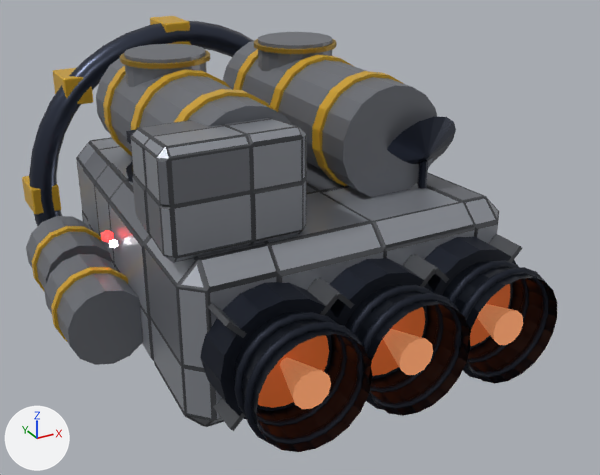
A saved change to the glTF model models/ships/quarry.glb.
Before and after are seen from a camera (50 mm lens) standing at (-5.4, -12.17, 5.37) and looking at (0.52, -1.4, -0.02). The lights are fixed; the arrows at lower left show +X, +Y and +Z. The first picture is the older version. Where no turn or scale is listed for an object, it has been applied to the vertices. Vertices at exactly the same position are counted once.

In view in the first picture: 'quarry_mesh', 'radar_mesh' and 1 more.
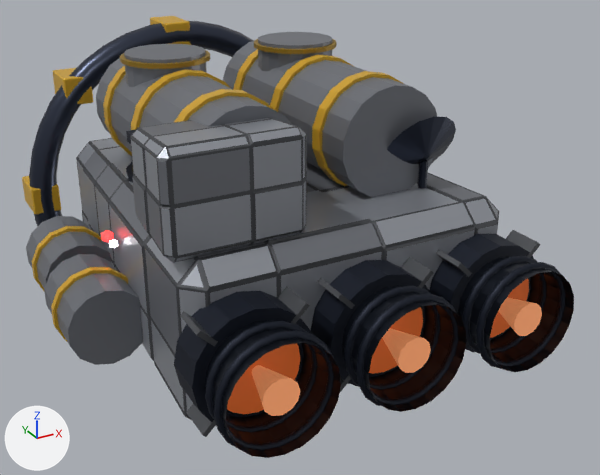
What differs and where, as boxes [x1, y1, x2, y2] in the pictures (600 x 475 px; the box of a moved part takes in the faces that stretch with it):
'quarry_mesh', reshaped: before [22, 16, 557, 452]; after [22, 16, 574, 458]
part 1 of me_quarry_mesh, moved or reshaped: before [200, 282, 341, 419]; after [174, 291, 312, 422]
part 2 of me_quarry_mesh, moved or reshaped: before [234, 312, 347, 426]; after [205, 321, 317, 432]
part 3 of me_quarry_mesh, moved or reshaped: before [244, 322, 364, 445]; after [214, 330, 335, 450]
part 4 of me_quarry_mesh, moved or reshaped: before [329, 258, 434, 379]; after [311, 260, 431, 387]
part 5 of me_quarry_mesh, moved or reshaped: before [350, 285, 443, 392]; after [344, 286, 440, 389]
part 6 of me_quarry_mesh, moved or reshaped: before [356, 293, 462, 410]; after [356, 293, 458, 406]
part 7 of me_quarry_mesh, moved or reshaped: before [424, 236, 516, 349]; after [429, 234, 534, 352]
part 8 of me_quarry_mesh, moved or reshaped: before [448, 260, 529, 362]; after [462, 256, 546, 354]
part 9 of me_quarry_mesh, moved or reshaped: before [453, 267, 548, 379]; after [476, 262, 565, 369]
part 10 of me_quarry_mesh, moved or reshaped: before [234, 312, 372, 452]; after [206, 321, 341, 458]
part 11 of me_quarry_mesh, moved or reshaped: before [346, 285, 470, 416]; after [342, 286, 466, 412]
part 12 of me_quarry_mesh, moved or reshaped: before [442, 261, 557, 384]; after [458, 257, 574, 372]
part 13 of me_quarry_mesh, moved or reshaped: before [307, 279, 339, 315]; after [278, 286, 310, 324]
part 14 of me_quarry_mesh, moved or reshaped: before [208, 303, 247, 338]; after [180, 311, 218, 347]
part 15 of me_quarry_mesh, moved or reshaped: before [213, 398, 245, 431]; after [186, 403, 216, 437]
part 16 of me_quarry_mesh, moved or reshaped: before [403, 255, 435, 287]; after [401, 257, 433, 288]
part 17 of me_quarry_mesh, moved or reshaped: before [207, 191, 523, 427]; after [215, 230, 542, 426]
part 18 of me_quarry_mesh, moved or reshaped (mostly hidden before): before [90, 137, 112, 141]; after [265, 190, 384, 274]

The change, as a list of edits to the scene's bpy script:
```text
Change me_quarry_mesh:
    remove me_quarry_mesh.from_pydata(...)  # 4666 vertices, 8910 faces; spans x -2.35..4.58, y -5.21..3.32, z -5.53..0.29
    add me_quarry_mesh.from_pydata(...)  # 4666 vertices, 8910 faces; spans x -2.35..4.58, y -5.16..3.32, z -5.53..0.29
    me_quarry_mesh part 1: the loose piece of 32 vertices spanning x -1.18..0.5, y -4.45..-3.85, z -3.46..-1.78 is scaled about its middle by 0.964, then moved by (-0.37, 0.01, 0.0)
    me_quarry_mesh part 2: the loose piece of 120 vertices spanning x -1.11..0.43, y -4.73..-4.63, z -3.39..-1.85 is scaled about its middle by (0.965, 0.989, 0.965), then moved by (-0.37, 0.03, 0.0)
    me_quarry_mesh part 3: the loose piece of 120 vertices spanning x -1.15..0.46, y -5.06..-4.96, z -3.42..-1.81 is scaled about its middle by (0.965, 0.989, 0.965), then moved by (-0.37, 0.04, 0.0)
    me_quarry_mesh part 4: the loose piece of 32 vertices spanning x 0.27..1.95, y -4.45..-3.85, z -3.46..-1.78 is scaled about its middle by 0.964, then moved by (0.0, 0.01, 0.0)
    me_quarry_mesh part 5: the loose piece of 120 vertices spanning x 0.34..1.88, y -4.73..-4.63, z -3.39..-1.85 is scaled about its middle by (0.965, 0.989, 0.965), then moved by (0.0, 0.03, 0.0)
    me_quarry_mesh part 6: the loose piece of 120 vertices spanning x 0.31..1.92, y -5.06..-4.96, z -3.42..-1.81 is scaled about its middle by (0.965, 0.989, 0.965), then moved by (0.0, 0.04, 0.0)
    me_quarry_mesh part 7: the loose piece of 32 vertices spanning x 1.72..3.4, y -4.45..-3.85, z -3.46..-1.78 is scaled about its middle by 0.964, then moved by (0.37, 0.01, 0.0)
    me_quarry_mesh part 8: the loose piece of 120 vertices spanning x 1.8..3.33, y -4.73..-4.63, z -3.39..-1.85 is scaled about its middle by (0.965, 0.989, 0.965), then moved by (0.37, 0.03, 0.0)
    me_quarry_mesh part 9: the loose piece of 120 vertices spanning x 1.76..3.37, y -5.06..-4.96, z -3.42..-1.81 is scaled about its middle by (0.965, 0.989, 0.965), then moved by (0.37, 0.04, 0.0)
    me_quarry_mesh part 10: the loose piece of 40 vertices spanning x -1.09..0.41, y -5.21..-3.89, z -3.37..-1.87 is scaled about its middle by 0.964, then moved by (-0.37, 0.02, 0.0)
    me_quarry_mesh part 11: the loose piece of 40 vertices spanning x 0.36..1.86, y -5.21..-3.89, z -3.37..-1.87 is scaled about its middle by 0.964, then moved by (0.0, 0.02, 0.0)
    me_quarry_mesh part 12: the loose piece of 40 vertices spanning x 1.81..3.31, y -5.21..-3.89, z -3.37..-1.87 is scaled about its middle by 0.964, then moved by (0.37, 0.02, 0.0)
    me_quarry_mesh part 13: the loose piece of 8 vertices spanning x 0.14..0.4, y -4.45..-3.92, z -2.13..-1.87 is scaled about its middle by 0.966, then moved by (-0.39, 0.01, -0.02)
    me_quarry_mesh part 14: the loose piece of 8 vertices spanning x -1.09..-0.83, y -4.45..-3.92, z -2.13..-1.87 is scaled about its middle by 0.966, then moved by (-0.35, 0.01, -0.02)
    me_quarry_mesh part 15: the loose piece of 8 vertices spanning x -1.09..-0.83, y -4.45..-3.92, z -3.36..-3.1 is scaled about its middle by 0.966, then moved by (-0.35, 0.01, 0.02)
    me_quarry_mesh part 16: the loose piece of 8 vertices spanning x 1.6..1.86, y -4.45..-3.92, z -2.13..-1.87 is scaled about its middle by 0.966, then moved by (-0.02, 0.01, -0.02)
    me_quarry_mesh part 17: 256 of 4666 vertices moved; they spanned x -1.05..3.31, y -5.11..-2.32, z -3.78..-1.43 and now span x -1.29..3.65, y -5.07..2.26, z -3.81..-1.57; mean shift (0.02, 0.19, -0.01); largest move (-1.05, -3.9, -3.54) -> (-0.74, 2.23, -1.79)
    me_quarry_mesh part 18: 8 of 4666 vertices moved; they spanned x -0.75..0.0, y 2.02..2.29, z -2.76..-1.53 and now span x -0.11..1.35, y -3.93..-2.32, z -1.66..-1.4; mean shift (1.0, -5.61, 0.49); largest move (-0.74, 2.29, -2.76) -> (1.35, -3.69, -1.43)
    other edits to the shape of me_quarry_mesh do not show in these pictures
```
